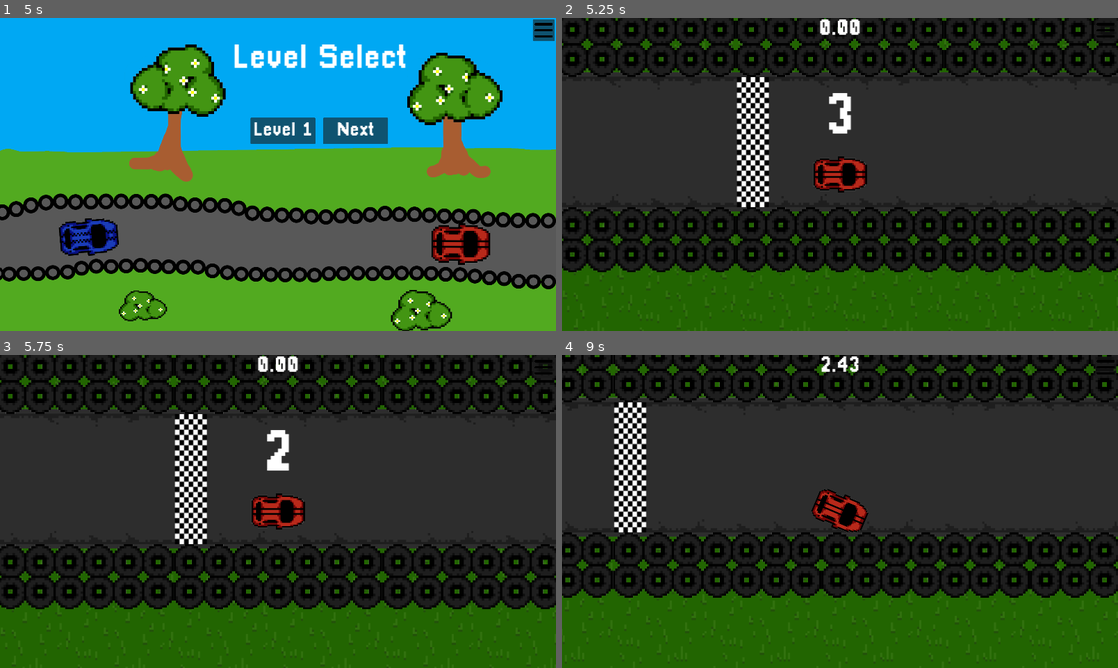
Above: before the commit, frames 1-4 (two rows, left to right).
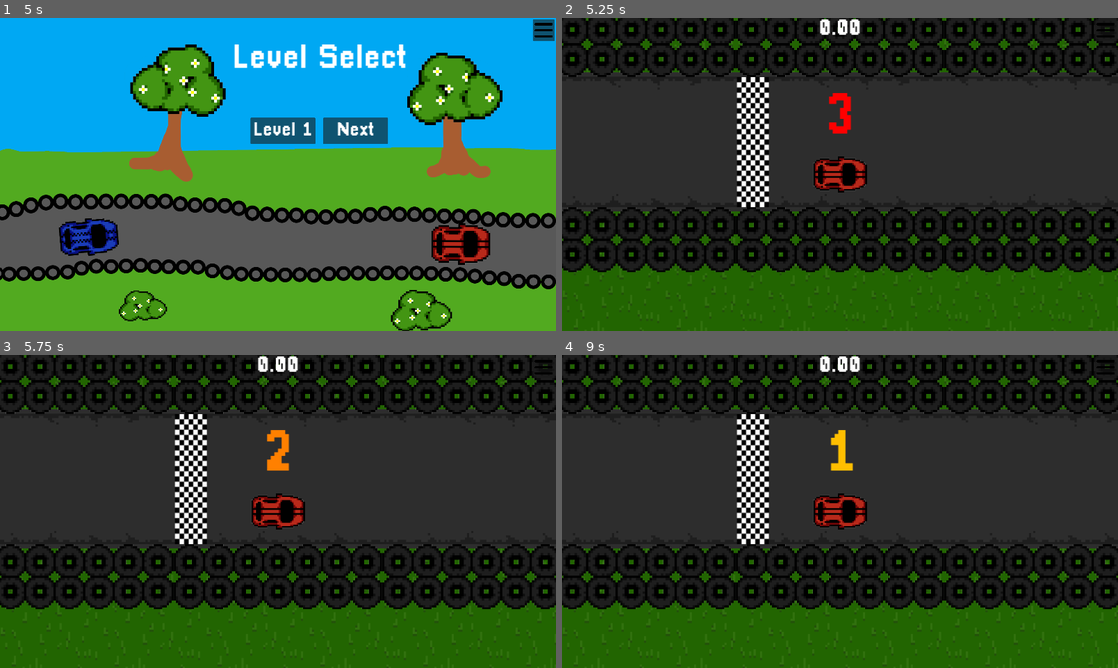
Above: after the commit, the same moments.

Repository: PixelWolf8976/BAISD-AT-at-game
Game: Godot game, scene res://Scenes/main_menu.tscn
The game is run twice, just before and just after one commit, with the same random seed, the same clock (stepped at 60 frames per second) and the same inputs.
Inputs (mouse positions are in pixels of both pictures, inside the frame that each line leads up to):
- Up to frame 1 (5 s): click "Play" at 0.5 s; click (544, 30) at 1.27 s; click "Resume" at 2 s; click (283, 130) at 2.75 s; click (544, 30) at 3.52 s; click "Resume" at 4.25 s
- Up to frame 2 (5.25 s): click "Level 1" at 5 s
- Up to frame 3 (5.75 s): no input
- Up to frame 4 (9 s): click (1106, 367) at 5.75 s; click "Resume" at 6.5 s; tap Enter at 7.25 s; hold D (turn_right_1) 7.28-8.03 s; hold Left (turn_left_2) 7.28-8.03 s; hold A (turn_left_1) 8.03-8.78 s; tap Right (turn_right_2) at 8.1 s; hold D (turn_right_1) from 8.78 s (still down); hold Left (turn_left_2) from 8.78 s (still down)

Frame 1 is identical in both runs. In frame 2, 0.3% of the frame differs, in the area x 48-53%, y 24-38%; in frame 3, 0.4%; in frame 4, 25%, in the area x 0-100%, y 0-98%.

Commit message:
this is warner on drew's pc

Diff:
--- a/Resources/ConstantUI.gd
+++ b/Resources/ConstantUI.gd
@@ -10,6 +10,8 @@
 	$TextureRect.visible = true
 	$Resume.visible = true
 	$Exit.visible = true
+	if get_node("/root/Node") && !get_node("/root/Node").timerDone:
+		get_parent().timerDone = true
 	get_parent().get_tree().paused = true
 
 func closeMenu():
--- a/Resources/splitscreen.gd
+++ b/Resources/splitscreen.gd
@@ -36,9 +36,20 @@
 		$Label.text = str(3 - round(elapsedCountdownTime))
 		if $Label.text == "0":
 			$Label.text = "GO!"
+
+		if $Label.text == "0" || $Label.text == "GO!":
+			$Label.label_settings.font_color = Color(0, 1, 0)
+		elif $Label.text == "1":
+			$Label.label_settings.font_color = Color(1, 0.75, 0)
+		elif $Label.text == "2":
+			$Label.label_settings.font_color = Color(1, 0.5, 0)
+		elif$Label.text == "3":
+			$Label.label_settings.font_color = Color(1, 0, 0)
+
 		elapsedCountdownTime += delta
 		if elapsedCountdownTime >= 3:
-			elapsedCountdownTime = 0.0
 			timerDone = true
-			$Label.visible = false
 			get_tree().paused = false
+	else:
+		elapsedCountdownTime = 0.0
+		$Label.visible = false
--- a/Scenes/Level Select.tscn
+++ b/Scenes/Level Select.tscn
@@ -45,6 +45,7 @@
 expand_icon = true
 
 [node name="Label" type="Label" parent="Button"]
+layout_mode = 0
 offset_right = 224.0
 offset_bottom = 91.0
 text = "Next"
@@ -91,6 +92,7 @@
 expand_icon = true
 
 [node name="Label" type="Label" parent="Level2Button"]
+layout_mode = 0
 offset_right = 224.0
 offset_bottom = 91.0
 text = "Level 2"
@@ -114,6 +116,7 @@
 expand_icon = true
 
 [node name="Label" type="Label" parent="Level3Button"]
+layout_mode = 0
 offset_right = 224.0
 offset_bottom = 91.0
 text = "Level 3"
--- a/Scenes/base_test_scene.tscn
+++ b/Scenes/base_test_scene.tscn
@@ -17,17 +17,12 @@
 [node name="Player1" parent="." instance=ExtResource("1_g2chq")]
 unique_name_in_owner = true
 position = Vector2(0, 150)
-motion_mode = 1
 defaultMaxSpeed = 1000.0
-corneringMaxSpeed = 950.0
-acceleration = 400.0
 
 [node name="Player 2" parent="." instance=ExtResource("6_jhw8w")]
 unique_name_in_owner = true
 position = Vector2(0, -150)
 defaultMaxSpeed = 1000.0
-corneringMaxSpeed = 950.0
-acceleration = 400.0
 
 [node name="Camera2D" type="Camera2D" parent="."]
 zoom = Vector2(0.5, 0.5)
